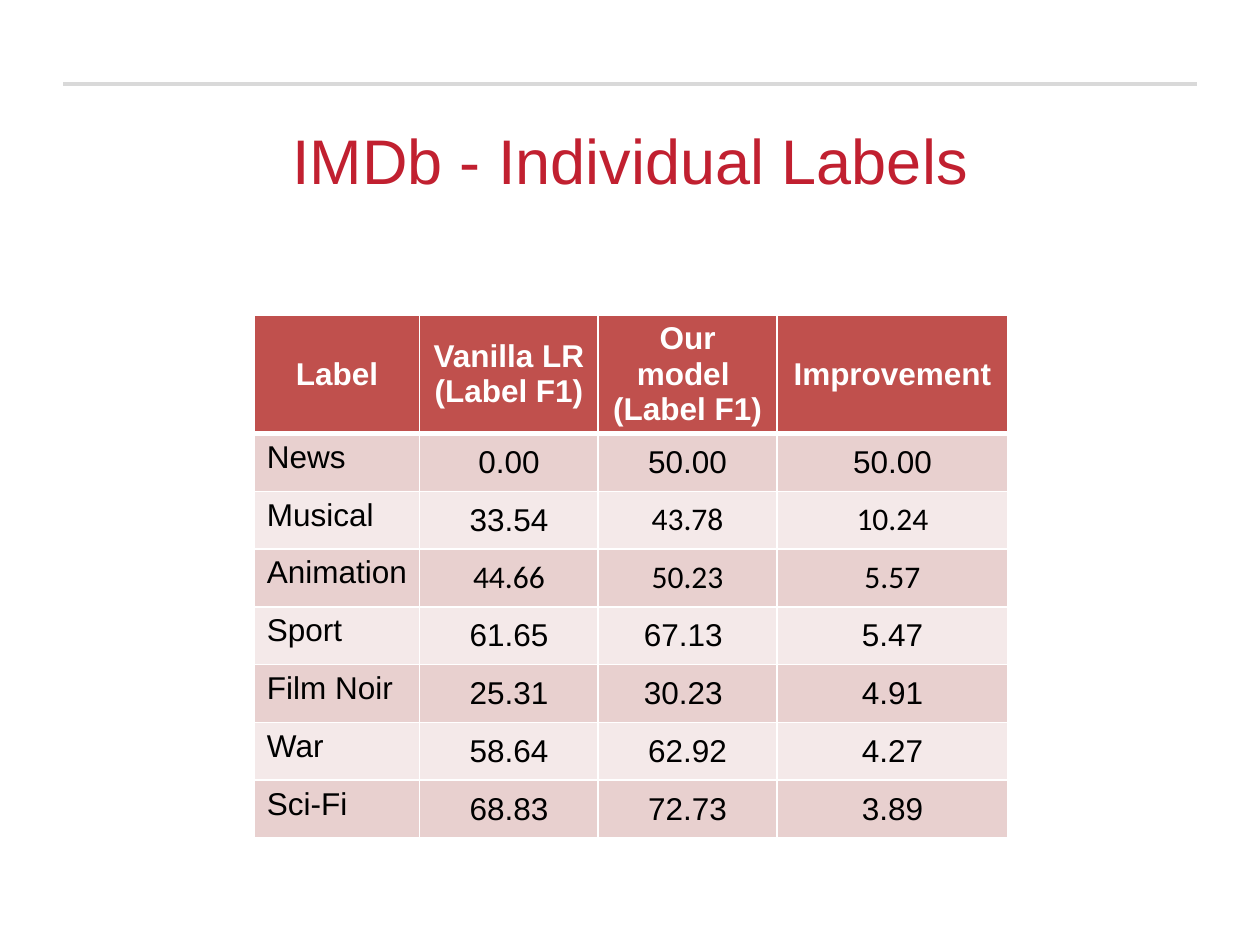
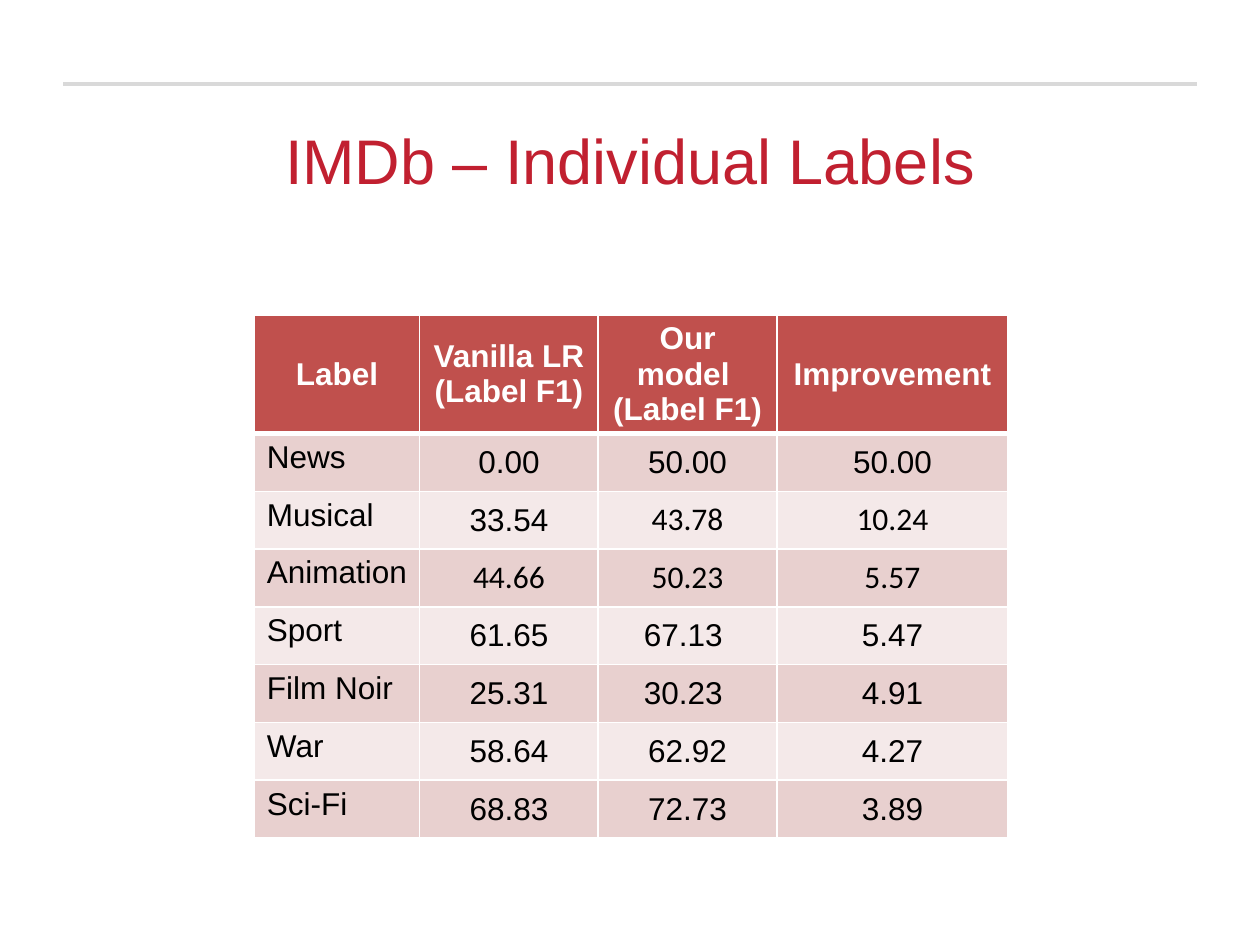
Before and after one commit to RamkishanPanthena/Thesis, a slide deck: slide 26 of defense.pptx (slide 21 before the commit). Drawn at 1260x945 pixels with LibreOffice and Linux fonts; fonts in the diff are those of the drawing; background and template pictures are left out. Boxes give left, top, right and bottom in pixels: in the first picture for what was removed or moved away, otherwise in the second. Text is boxed around its words. In the diff, an @@ line names an element or a change of style, - is before the commit and + after.

```diff
--- a/defense.pptx
+++ b/defense.pptx
@@ title at (285,138,975,185): text changed @@
-IMDb - Individual Labels
+IMDb – Individual Labels
```
Also in this commit, not shown: 15 other slides changed, 10 slides added, 1 slide removed.
